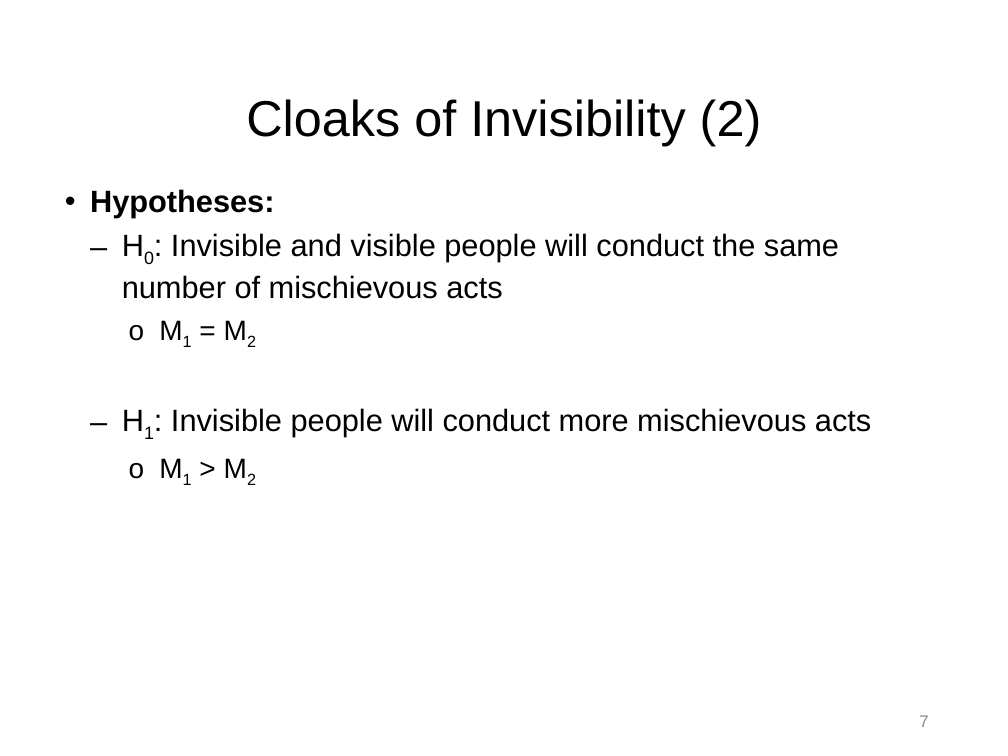
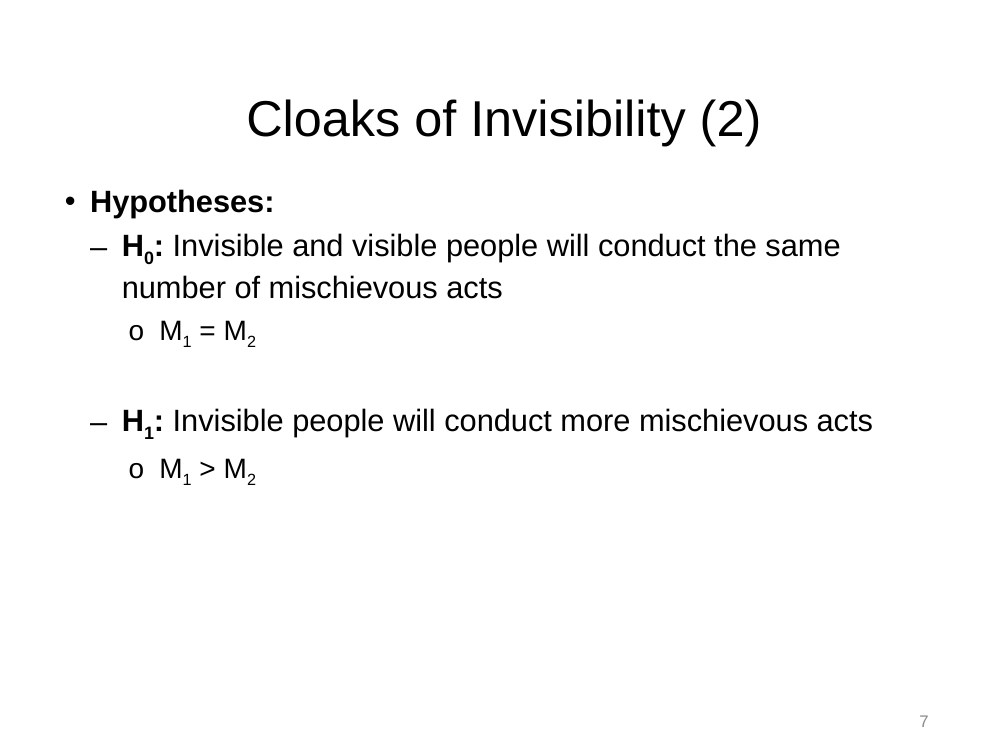
Before and after one commit to npm27/Teaching-Materials, a slide deck: slide 7 of Stats/Slides/4.1 Chapter 10 slides (Part 1 Independent t-test).pptx. Drawn at 1008x756 pixels with LibreOffice and Linux fonts; fonts in the diff are those of the drawing. Boxes give left, top, right and bottom in pixels: in the first picture for what was removed or moved away, otherwise in the second. Text is boxed around its words. In the diff, an @@ line names an element or a change of style, - is before the commit and + after.

```diff
--- a/Stats/Slides/4.1 Chapter 10 slides (Part 1 Independent t-test).pptx
+++ b/Stats/Slides/4.1 Chapter 10 slides (Part 1 Independent t-test).pptx
@@ text at <box>122,233,873,437</box>: bold on in "H0:", "H1:" @@
```
Also in this commit, not shown: 6 other slides changed, 2 slides added, 6 other files.
